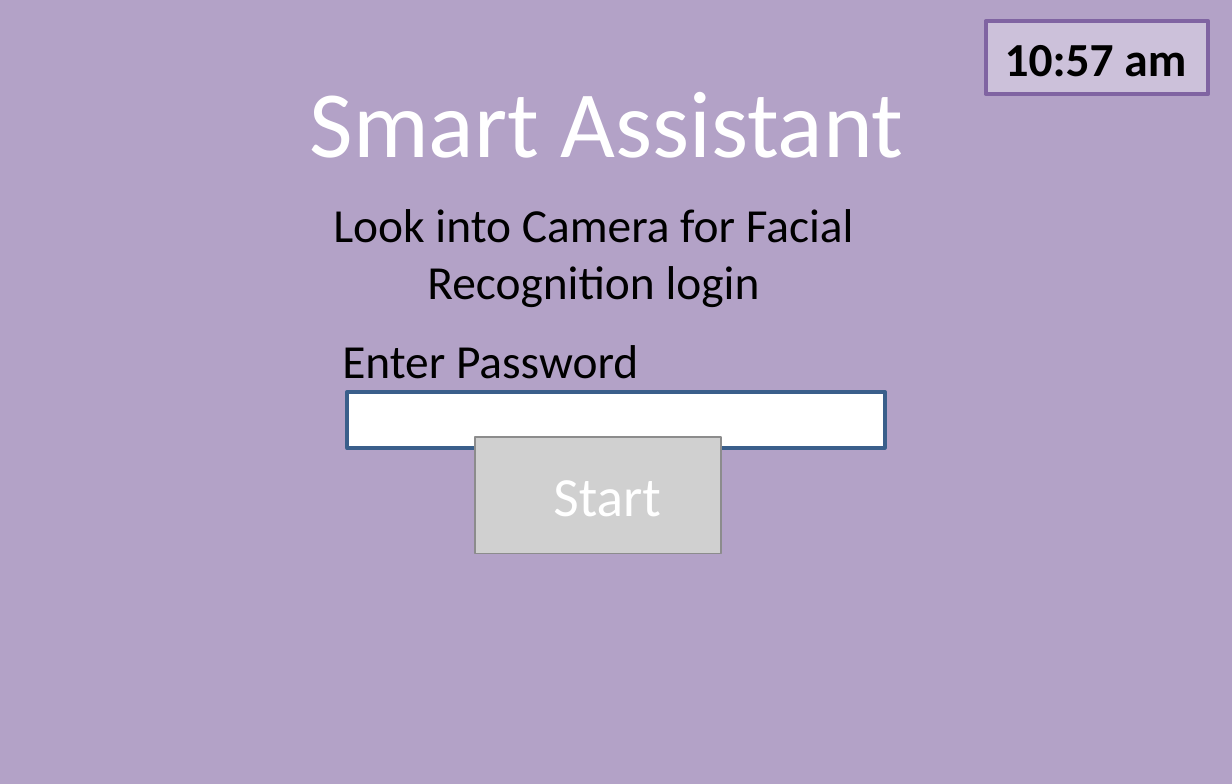
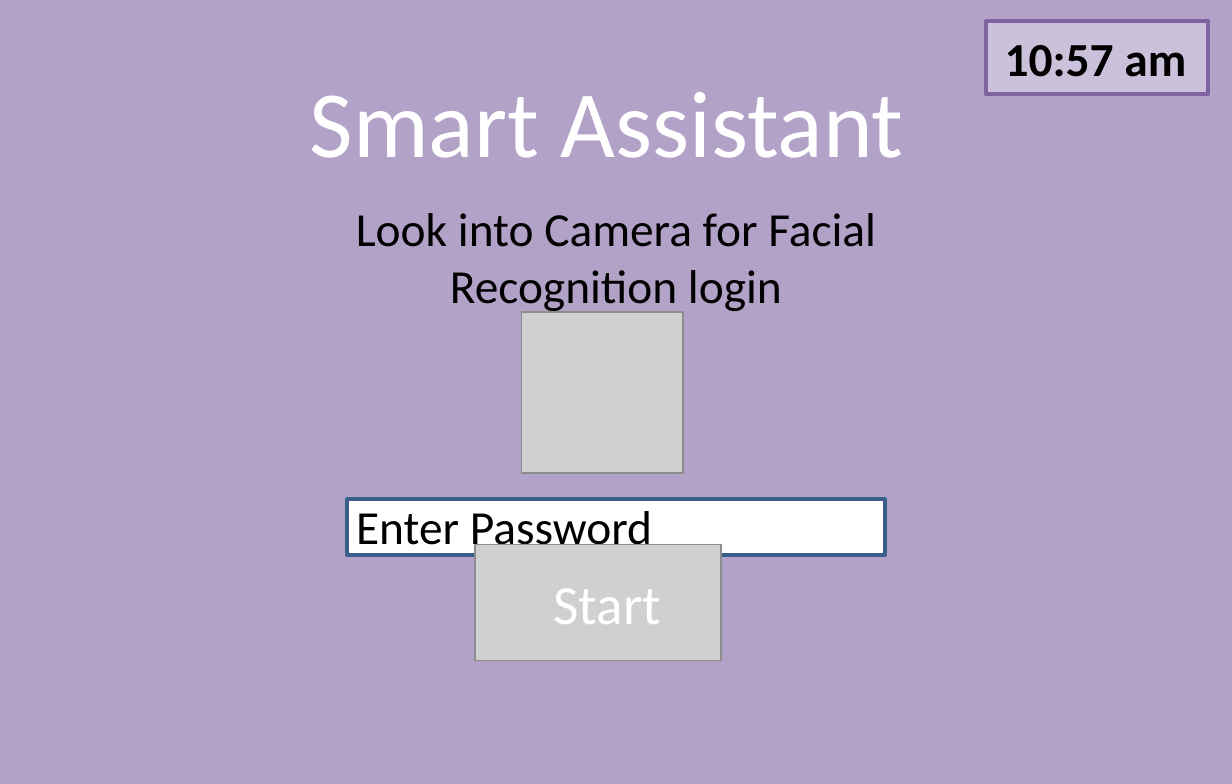
Before and after one commit to Gordo851/Design, a slide deck: slide 1 of story_board_buttonAction2.pptx. Drawn at 1232x784 pixels with LibreOffice and Linux fonts; fonts in the diff are those of the drawing; grey boxes stand for pictures. Boxes give left, top, right and bottom in pixels: in the first picture for what was removed or moved away, otherwise in the second. Text is boxed around its words. In the diff, an @@ line names an element or a change of style, - is before the commit and + after.

```diff
--- a/story_board_buttonAction2.pptx
+++ b/story_board_buttonAction2.pptx
@@ text "Look into Camera for Facial ..." rewrapped from [333,209,854,307] to [356,213,876,315] @@
@@ picture added at [522,312,684,472] @@
@@ text "Enter Password": place and size @@
-text "Enter Password" at [342,345,638,391]
+text "Enter Password" at [356,511,652,556]
@@ rectangle: place and size @@
-rectangle at [347,393,885,448]
+rectangle at [347,499,885,555]
@@ picture: place and size @@
-picture at [475,437,721,553]
+picture at [475,545,721,662]
@@ text "Start": place and size @@
-text "Start" at [553,481,660,516]
+text "Start" at [553,589,660,624]
```
Also in this commit, not shown: 1 other slide changed.
